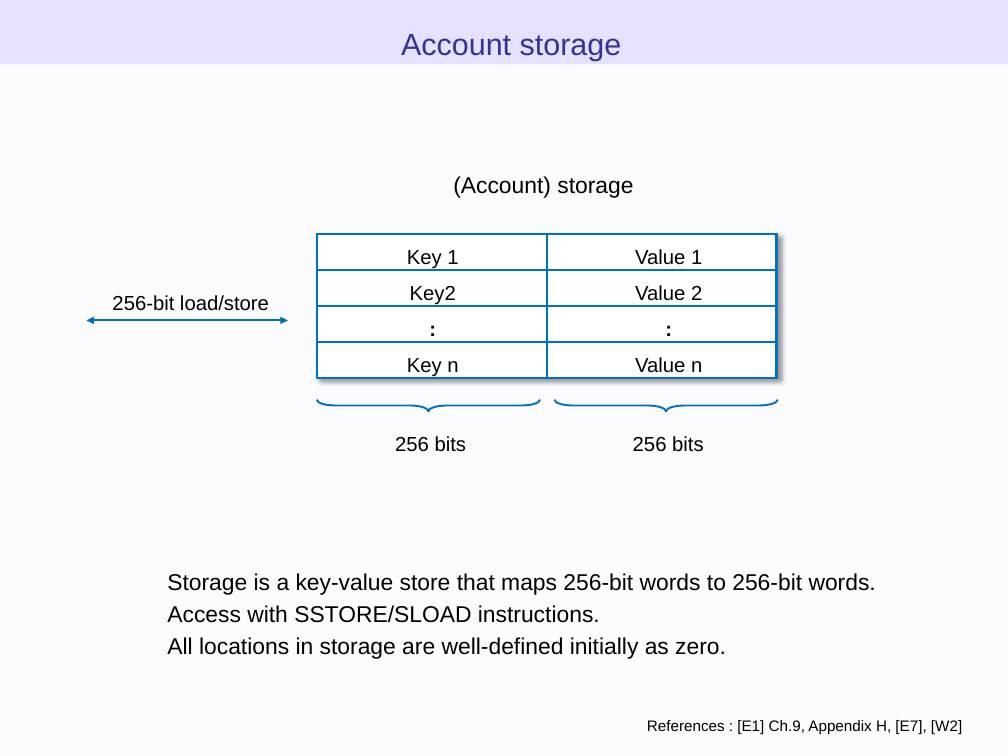
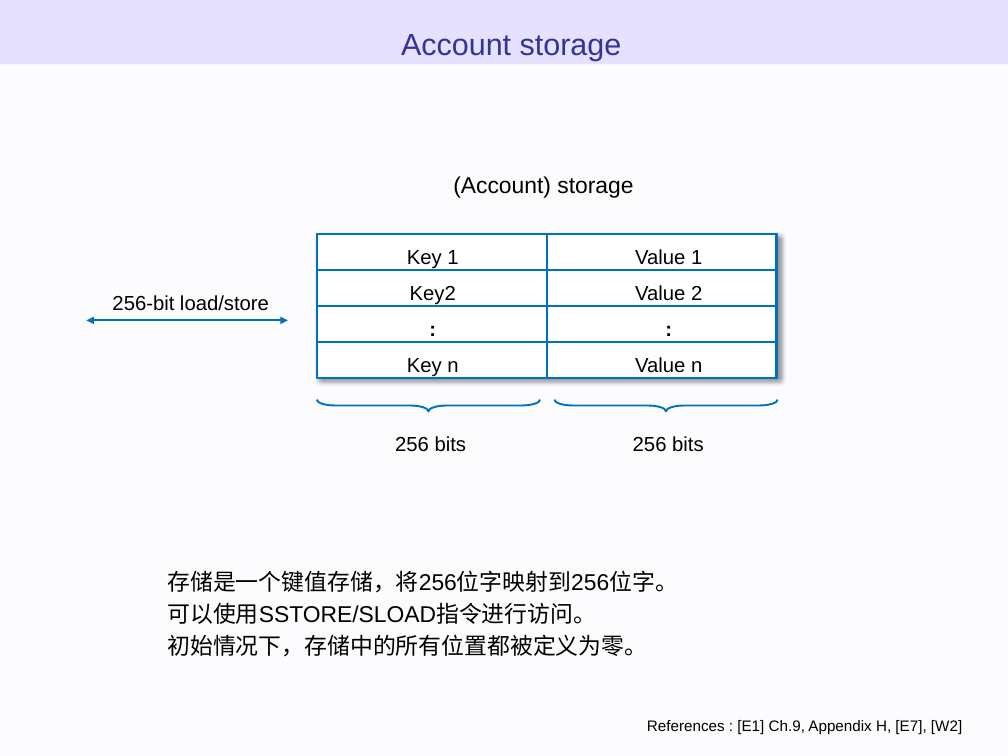
Before and after one commit to WTNO/Evm_Js_Learning, a slide deck: slide 52 of ethereum_evm_illustrated - 翻译.pptx. Drawn at 1008x756 pixels with LibreOffice and Linux fonts; fonts in the diff are those of the drawing. Boxes give left, top, right and bottom in pixels: in the first picture for what was removed or moved away, otherwise in the second. Text is boxed around its words. In the diff, an @@ line names an element or a change of style, - is before the commit and + after.

```diff
--- a/ethereum_evm_illustrated - 翻译.pptx
+++ b/ethereum_evm_illustrated - 翻译.pptx
@@ text at (x1=167, y1=570, x2=678, y2=657): text changed @@
-Storage is a key-value store that maps 256-bit words to 256-bit words.
-Access with SSTORE/SLOAD instructions.
-All locations in storage are well-defined initially as zero.
+存储是一个键值存储，将256位字映射到256位字。
+可以使用SSTORE/SLOAD指令进行访问。
+初始情况下，存储中的所有位置都被定义为零。
```
Also in this commit, not shown: 7 other slides changed, 1 other file.
